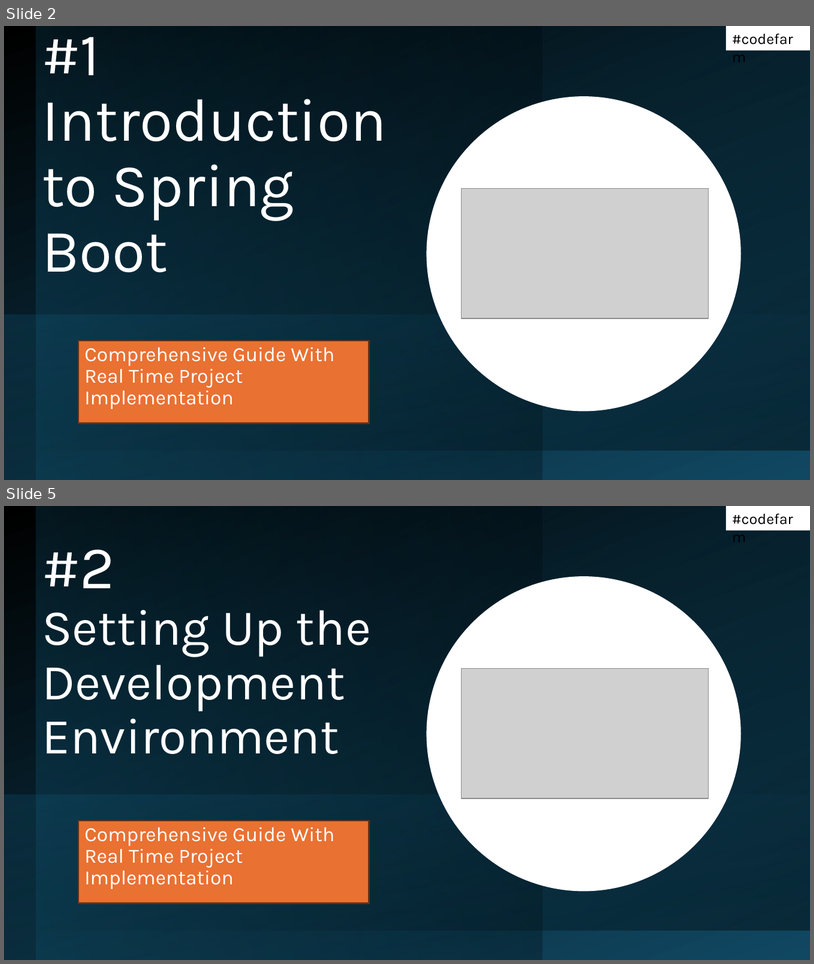
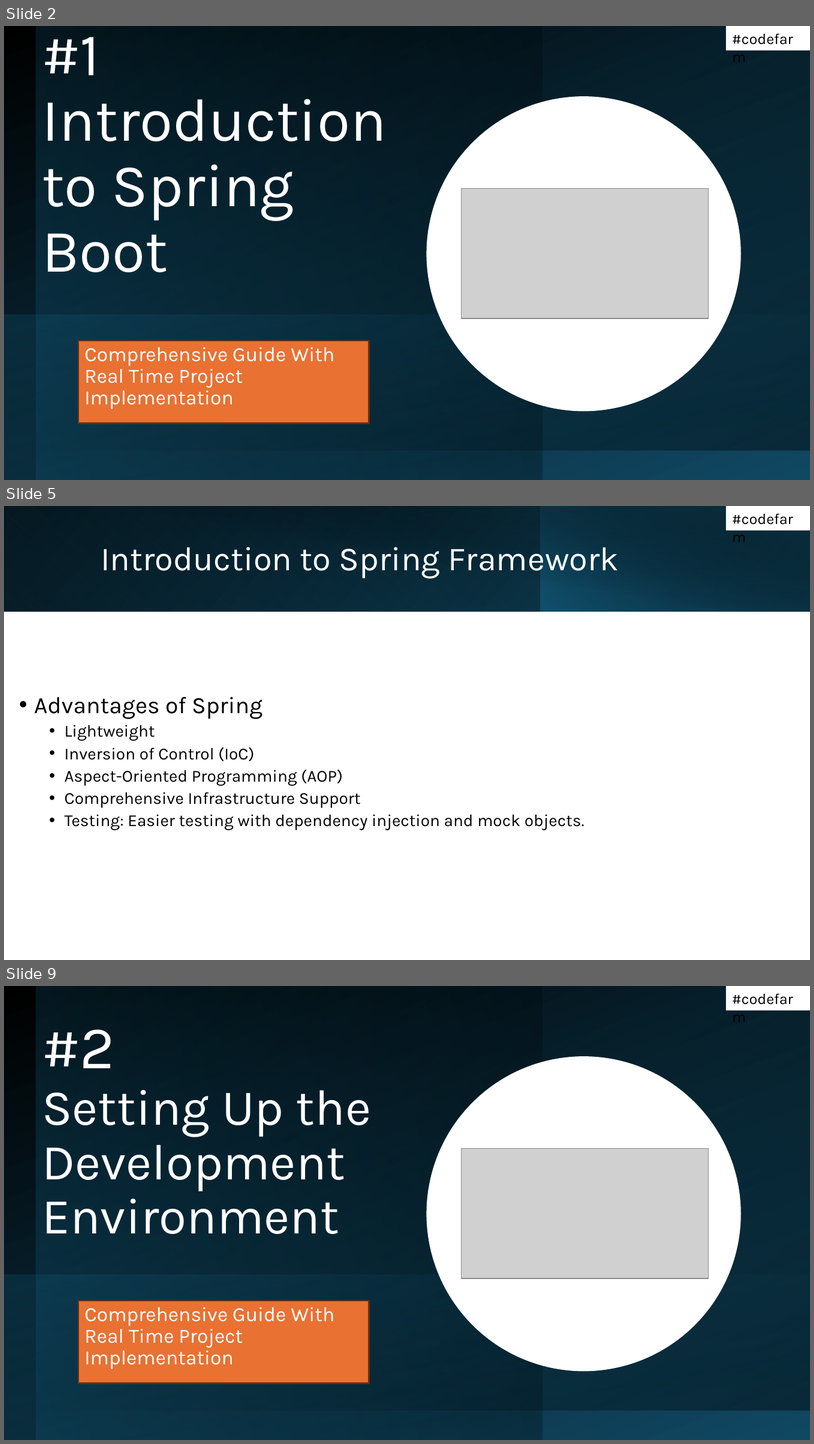
Before and after one commit to codefarm0/spring-boot-beginners, a slide deck: Spring boot Beginners.pptx. Shown one above the other, each under a label of ours: slides 2 and 5 before the commit, slides 2, 5 and 9 after it; the slides between them are not shown. The pictures are 814x964 and 814x1444 pixels, drawn with LibreOffice and Linux fonts; fonts in the diff are those of the drawing; grey boxes stand for pictures. Boxes give left, top, right and bottom in pixels: in the first picture for what was removed or moved away, otherwise in the second. Text is boxed around its words. In the diff, an @@ line names an element or a change of style, - is before the commit and + after.

```diff
--- a/Spring boot Beginners.pptx
+++ b/Spring boot Beginners.pptx
@@ slide 5 added at [4,506,810,960], background #FFFFFF @@
@@ rectangle added at [4,506,810,611], fill gradient #000000 to #104862 @@
@@ rectangle added at [4,506,541,611], fill gradient #156082 to #0B3041 @@
@@ rectangle added at [34,506,810,612], fill gradient #000000 to #0B3041 @@
@@ rectangle added at [540,506,810,611], fill gradient #156082 to #000000 @@
@@ rectangle added at [726,506,810,530], fill #FFFFFF, 18 pt, text #000000 @@
+#codefarm
@@ title added at [101,547,619,579], 40 pt, text #FFFFFF @@
+Introduction to Spring Framework
@@ text added at [34,697,585,830], 20 pt, text #000000 @@
+• Advantages of Spring
+  • Lightweight
+  • Inversion of Control (IoC)
+  • Aspect-Oriented Programming (AOP)
+  • Comprehensive Infrastructure Support
+  • Testing: Easier testing with dependency injection and mock objects.
@@ what was slide 5 is now slide 9 @@
```
Also in this commit, not shown: 4 slides changed, 6 other slides added.
